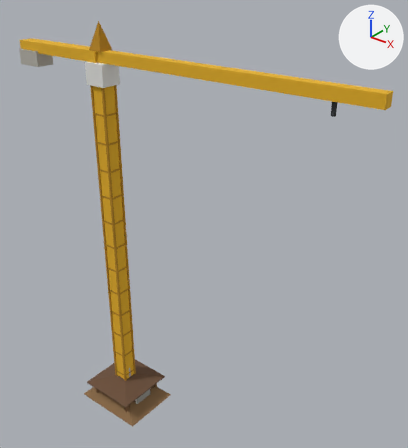
Two versions of the glTF model public/models/props.glb, one commit apart.
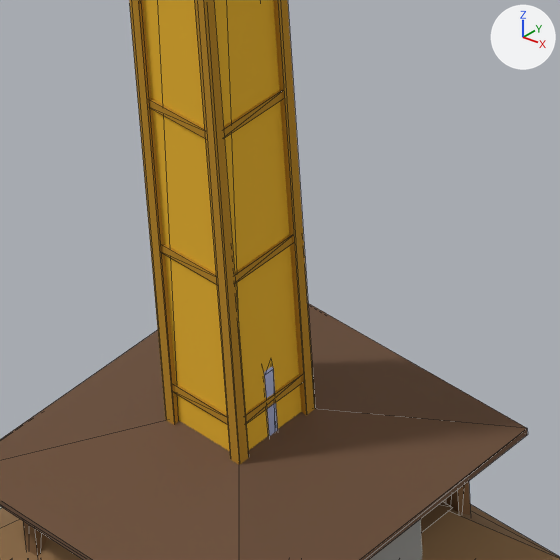
Each version is shown whole from a 50 mm lens placed at (43.2, -38.0, 52.0), pointed at (10.1, 3.4, 26.4), then close up on the part from 23% to 41% of the width and 71% to 88% of the height. Every picture has the same lights, and +X, +Y and +Z are marked at upper right. The older version's two pictures come first. The close-ups show mesh edges as thin lines. Where no turn or scale is listed for an object, it has been applied to the vertices. Vertices at exactly the same position are counted once.

Names of what the first close-up shows: 'container', 'crane', 'lamp', 'mound', 'pavilion'.
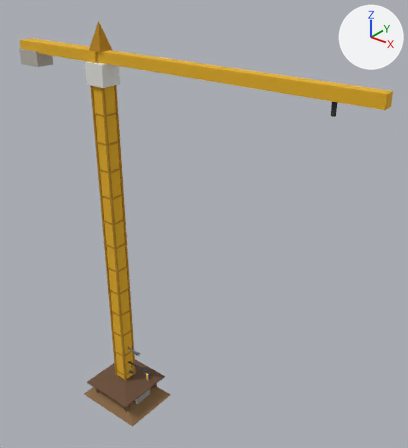
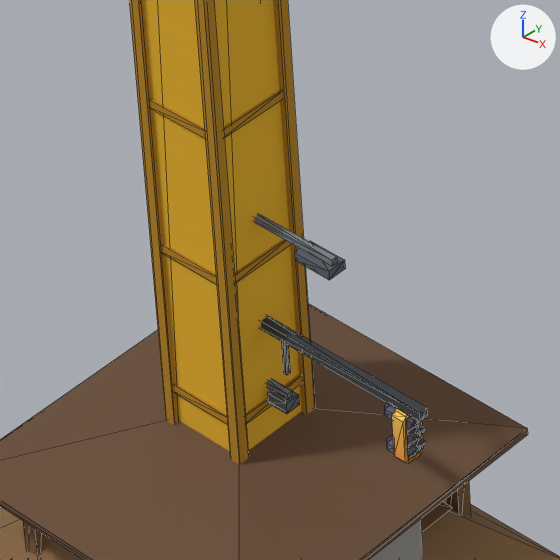
What the commit changed:
me_mesh_7 is used by ob_lamp; location (0.0, 0.0, 0.0).
me_mesh_7 had 54 vertices, 92 faces and spanned x -0.92..0.92, y -0.2..0.2, z 0.0..5.5.
me_mesh_7 now has 56 vertices, 92 faces and spans x -0.11..1.35, y -0.15..0.15, z 0.0..4.5.
me_mesh_7 part 1: a new loose piece, a box spanning x 0.0..1.3, y -0.06..0.06, z 4.38..4.5, in mat_material_0.
me_mesh_7 part 2: a new loose piece, a box spanning x 0.9..1.35, y -0.15..0.15, z 4.16..4.38, in mat_material_0.
me_mesh_7 part 3: the loose piece of 48 vertices spanning x -0.92..0.92, y -0.2..0.2, z 0.0..5.5 is deleted.
Other edits to the shape of me_mesh_7 do not show in these pictures.
Mesh me_mesh_9_1 is new.
It has 198 vertices, 272 faces and spans x -0.34..4.5, y -0.21..0.43, z 0.0..6.2.
It uses material mat_material_0.
Mesh me_mesh_8_1 is new.
It consists of an 8-sided cylinder along z spanning x -0.19..0.19, y -0.19..0.19, z 0.0..0.6; an 8-sided cylinder along z spanning x -0.12..0.12, y -0.12..0.12, z 0.6..8.0; a box spanning x 0.0..2.6, y -0.06..0.06, z 7.88..8.0; a box spanning x 1.85..2.65, y -0.19..0.19, z 7.7..7.88; a box spanning x 1.93..2.57, y -0.15..0.15, z 7.69..7.71.
It uses material mat_material_0.
Object 'signal' (ob_signal) is new; it shows me_mesh_9_1.
Its location is (0.0, 0.0, 0.0).
Object 'streetlight' (ob_streetlight) is new; it shows me_mesh_8_1.
Its location is (0.0, 0.0, 0.0).

Where the change shows, as pixel boxes [x1, y1, x2, y2] in the close-ups (560 x 560 px):
'signal', added
    after: [261, 316, 427, 464]
'streetlight', added
    after: [255, 214, 345, 280]
'lamp', reshaped
    before: [264, 366, 278, 436]
    after: [267, 379, 299, 414]
part 1 of me_mesh_7, added
    after: [267, 379, 293, 400]
part 2 of me_mesh_7, added
    after: [267, 390, 299, 414]
part 3 of me_mesh_7, deleted (blue)
    before: [264, 366, 278, 436]
